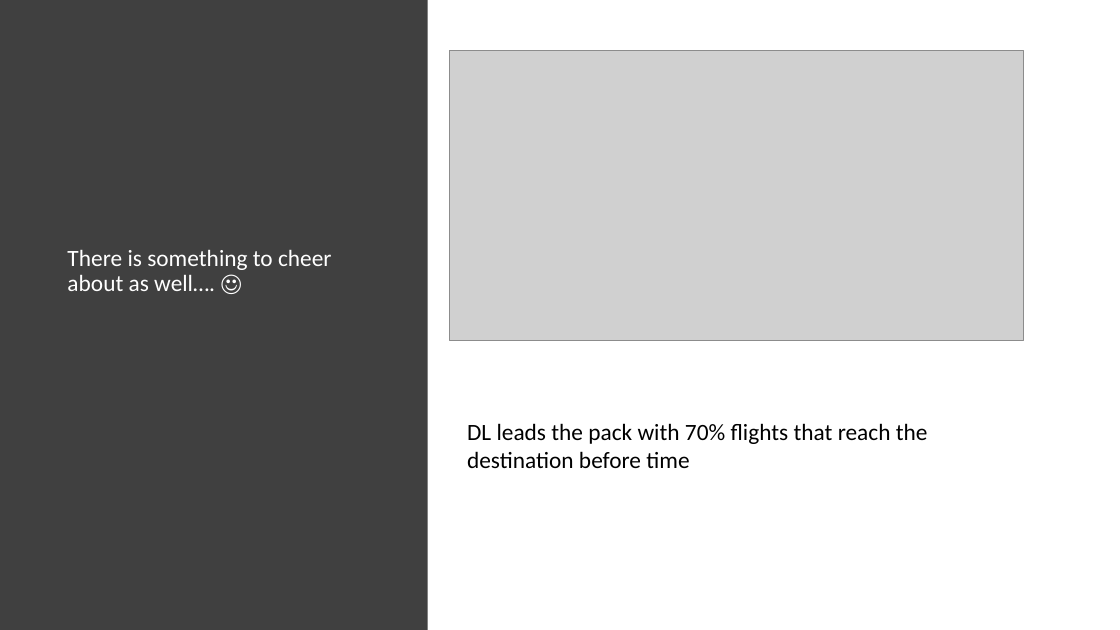
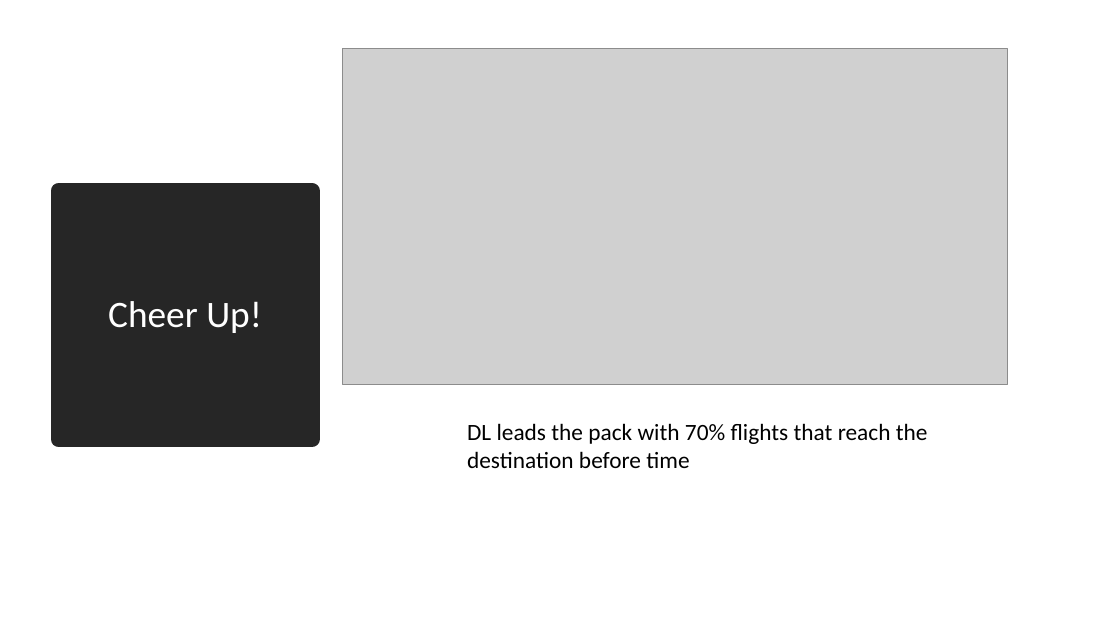
Before and after one commit to Randy0601/GroupProject, a slide deck: slide 19 of Ghassan-P/GroupProject-starbucks.pptx. Drawn at 1120x630 pixels with LibreOffice and Linux fonts; fonts in the diff are those of the drawing; grey boxes stand for pictures. Boxes give left, top, right and bottom in pixels: in the first picture for what was removed or moved away, otherwise in the second. Text is boxed around its words. In the diff, an @@ line names an element or a change of style, - is before the commit and + after.

```diff
--- a/Ghassan-P/GroupProject-starbucks.pptx
+++ b/Ghassan-P/GroupProject-starbucks.pptx
@@ rectangle removed at (0, 0, 428, 630) @@
@@ picture: place and size @@
-picture at (450, 50, 1024, 340)
+picture at (343, 49, 1008, 385)
@@ title added at (59, 191, 312, 439), fill #262626, outline #262626 13.75 pt, 32 pt, text #FFFFFF @@
+Cheer Up!
@@ text removed at (67, 250, 331, 291) @@
-There is something to cheer about as well…. ☺
```
Also in this commit, not shown: 23 other slides changed, 1 slide added.
